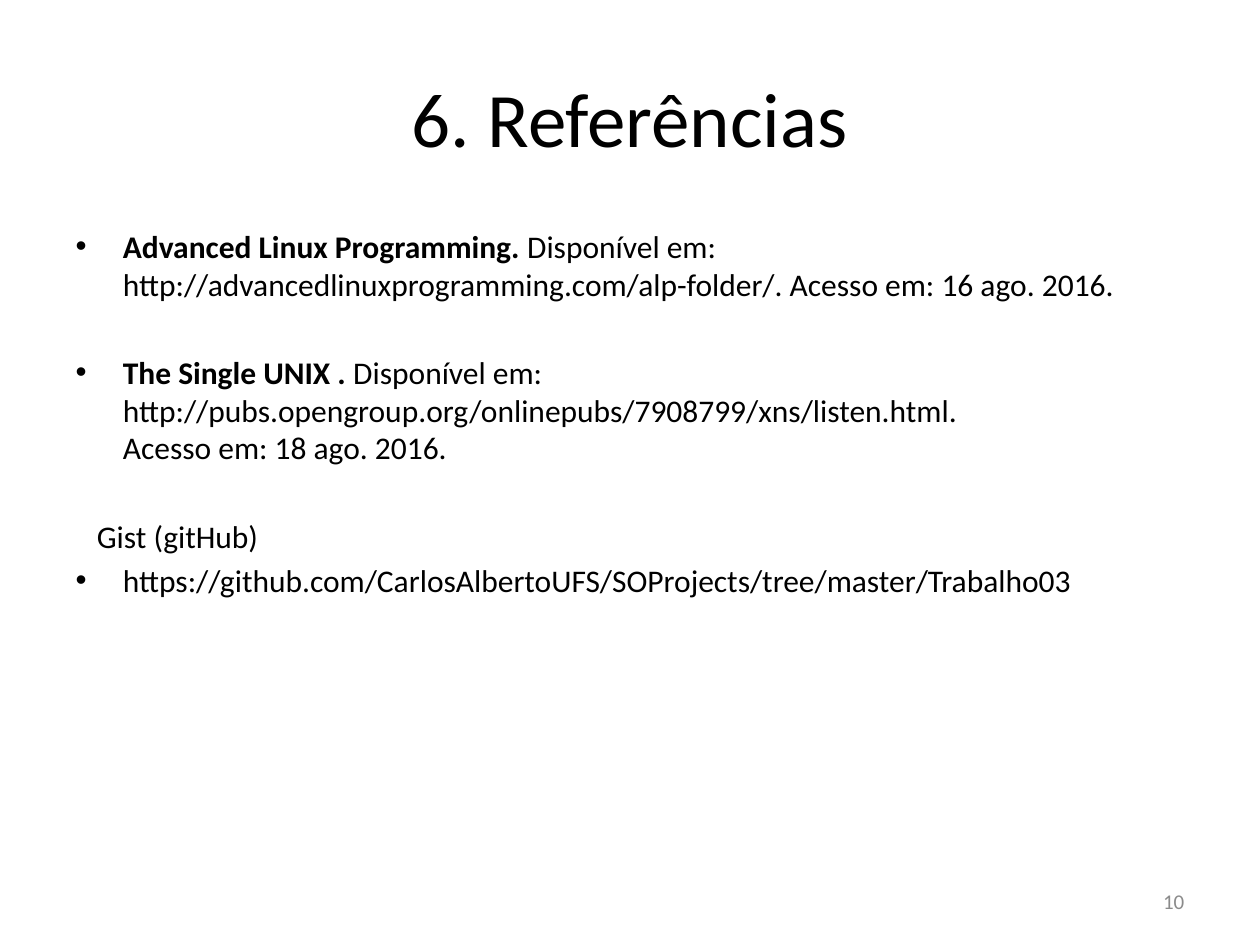
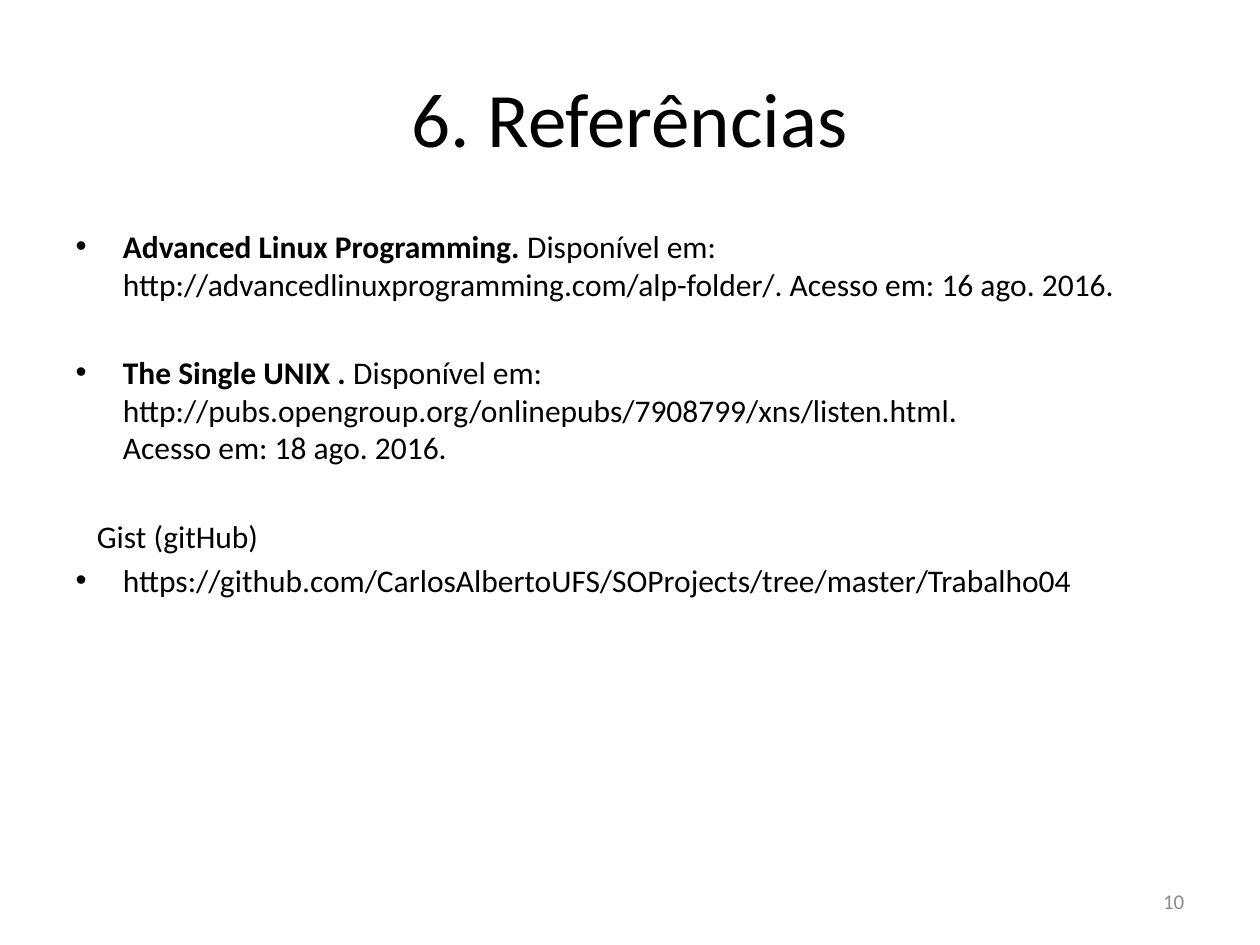
Before and after one commit to CarlosAlbertoUFS/SOProjects, a slide deck: slide 10 of trabalho04/Sincronização com semáforos.pptx. Drawn at 1260x945 pixels with LibreOffice and Linux fonts; fonts in the diff are those of the drawing. Boxes give left, top, right and bottom in pixels: in the first picture for what was removed or moved away, otherwise in the second. Text is boxed around its words. In the diff, an @@ line names an element or a change of style, - is before the commit and + after.

Commit message:
correções do trabalho04

```diff
--- a/trabalho04/Sincronização com semáforos.pptx
+++ b/trabalho04/Sincronização com semáforos.pptx
@@ text at (123,570,1071,598): text changed @@
-• https://github.com/CarlosAlbertoUFS/SOProjects/tree/master/Trabalho03
+• https://github.com/CarlosAlbertoUFS/SOProjects/tree/master/Trabalho04
```
Also in this commit, not shown: 1 other slide changed, 1 other file.
